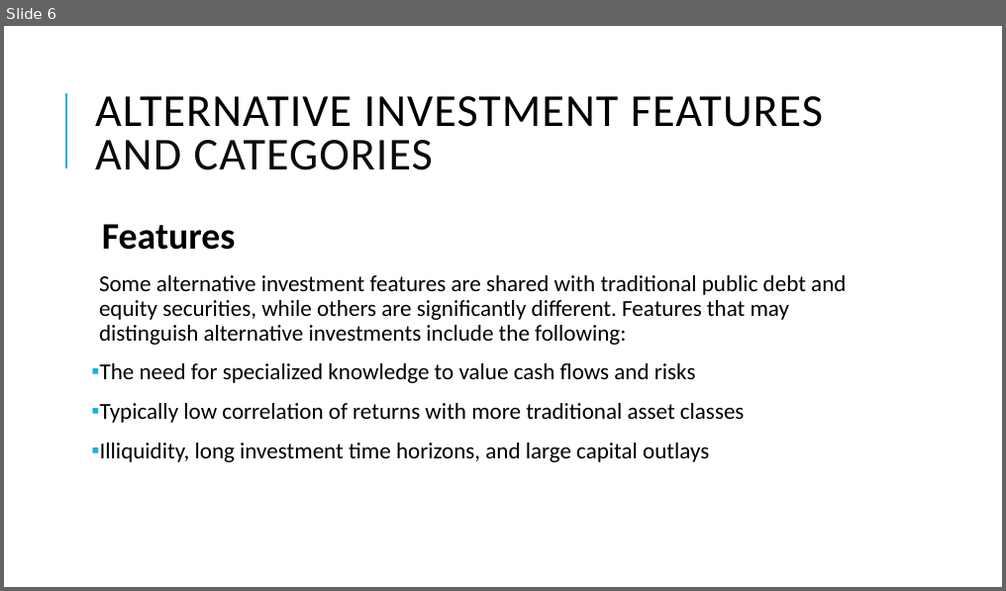
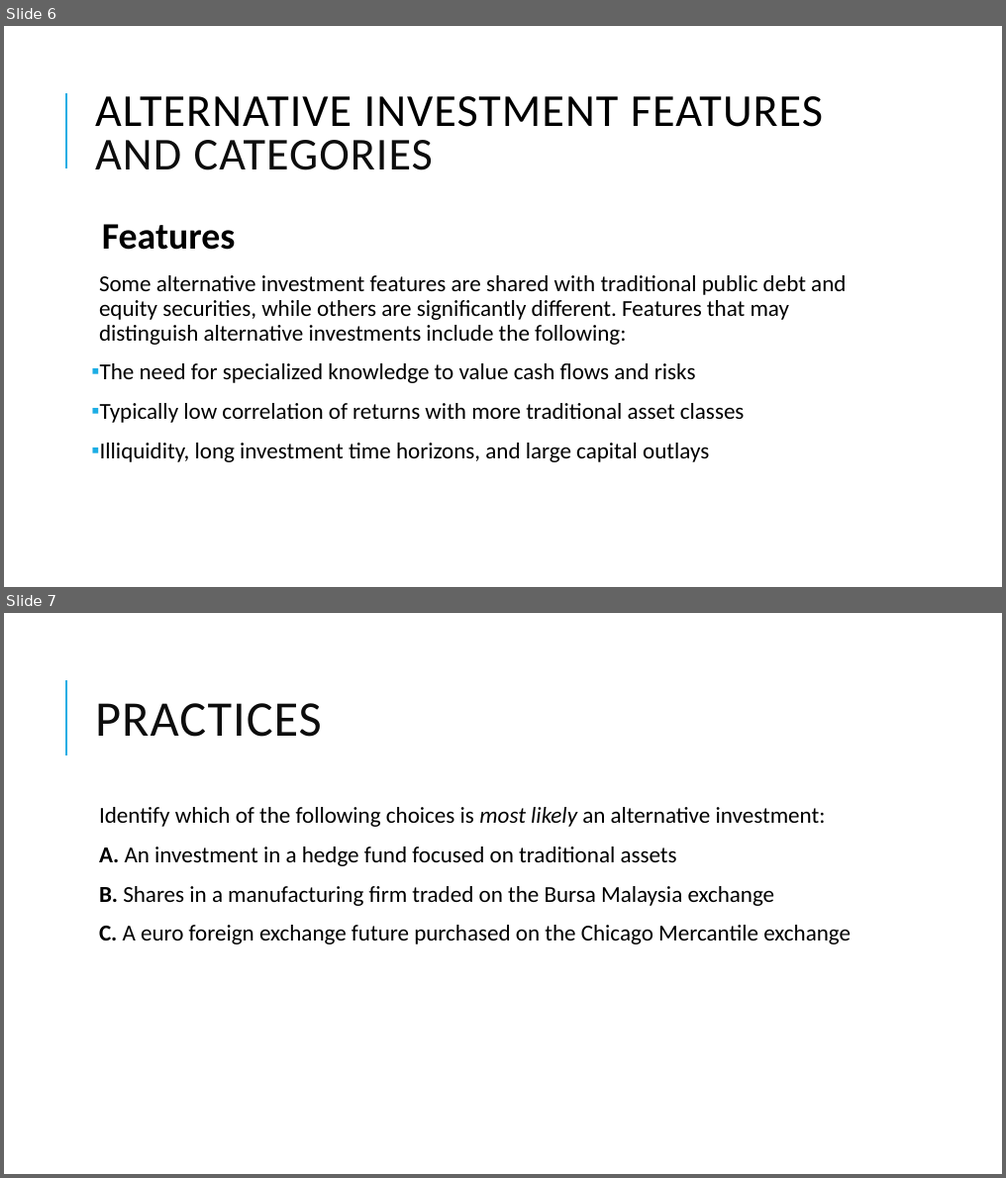
Before and after one commit to Isco0530/data, a slide deck: 2024Alternative.pptx. Shown one above the other, each under a label of ours: slide 6 before the commit, slides 6 and 7 after it. The pictures are 1006x591 and 1006x1178 pixels, drawn with LibreOffice and Linux fonts; fonts in the diff are those of the drawing. Boxes give left, top, right and bottom in pixels: in the first picture for what was removed or moved away, otherwise in the second. Text is boxed around its words. In the diff, an @@ line names an element or a change of style, - is before the commit and + after.

```diff
--- a/2024Alternative.pptx
+++ b/2024Alternative.pptx
@@ slide 7 added at (4,613,1002,1174), background #FFFFFF; not listed: 1 template element that a slide beside it also shows @@
@@ title added at (95,703,322,737), 48 pt, text #0D0D0D @@
+PRACTICES
@@ text added at (99,807,850,945), 22 pt, text #000000 @@
+  Identify which of the following choices is most likely an alternative investment:
+  A. An investment in a hedge fund focused on traditional assets
+  B. Shares in a manufacturing firm traded on the Bursa Malaysia exchange
+  C. A euro foreign exchange future purchased on the Chicago Mercantile exchange
```
Also in this commit, not shown: 1 slide changed.
